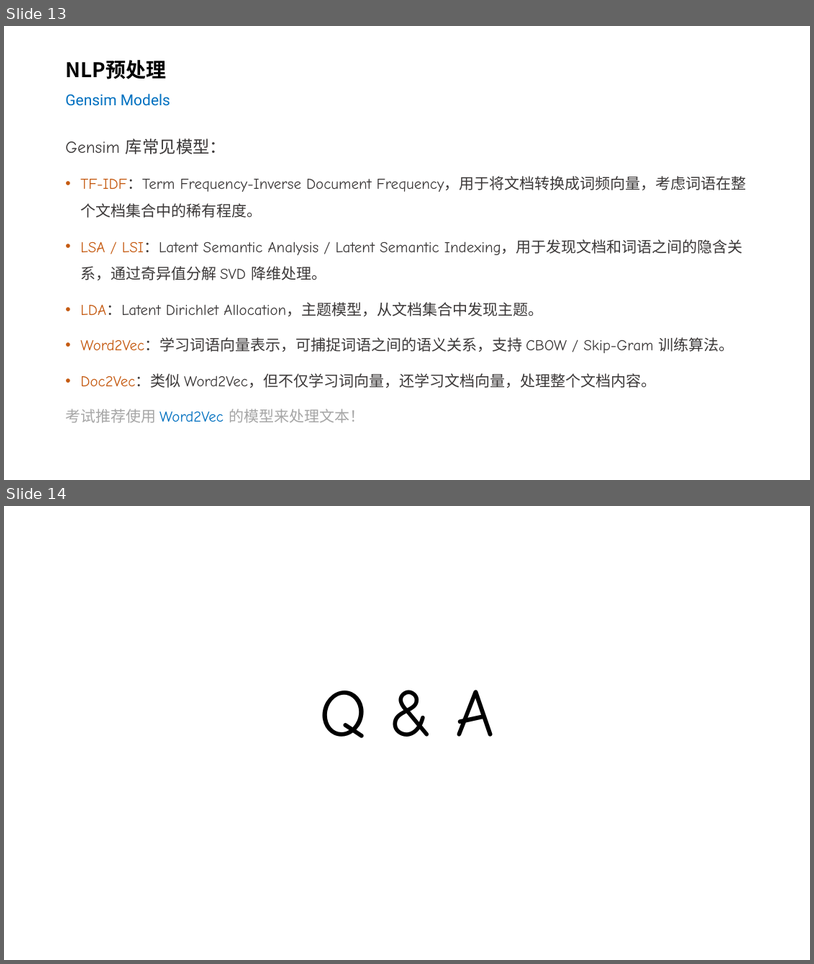
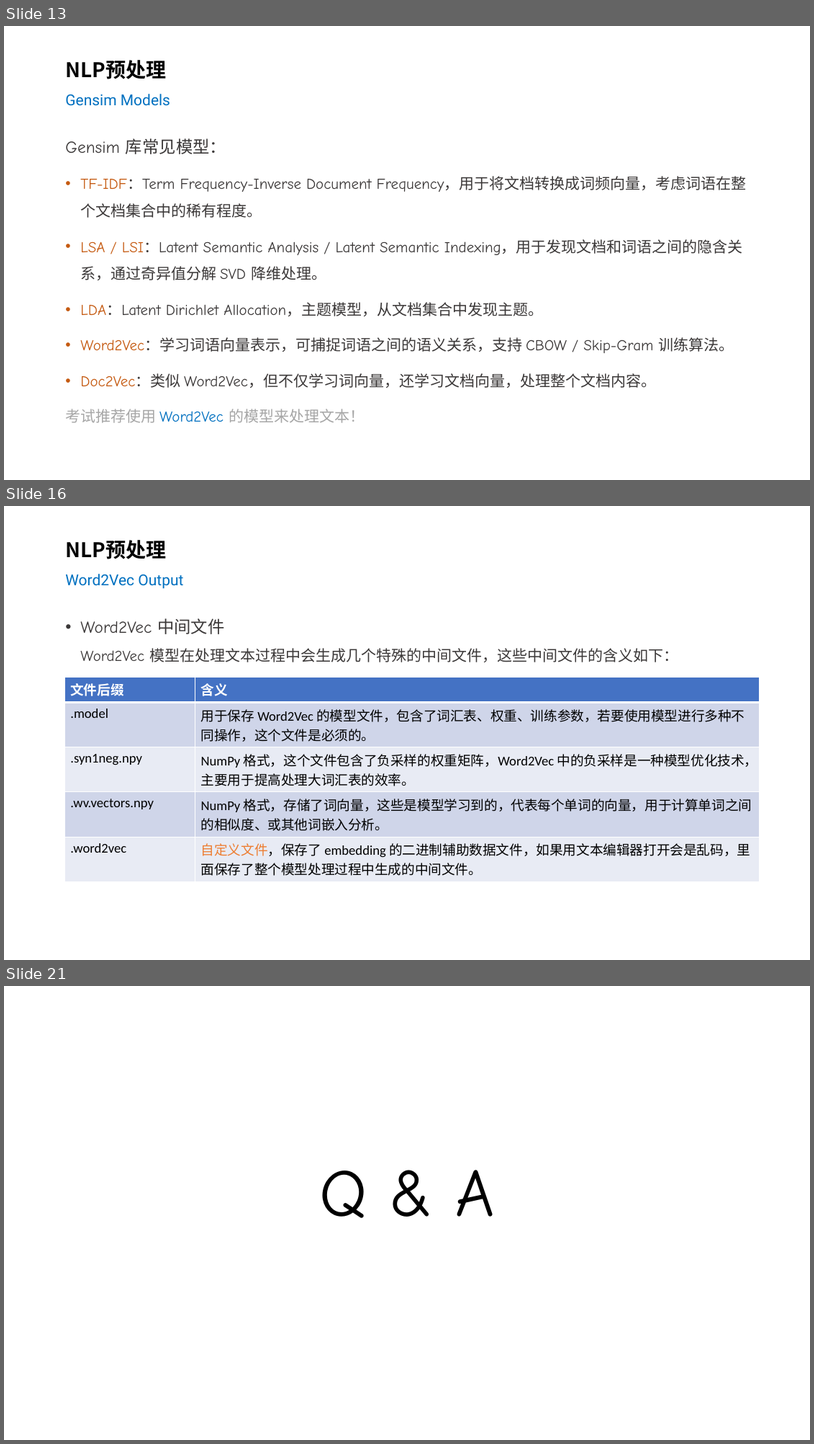
Before and after one commit to silentbalanceyh/cda-exam, a slide deck: ppt/04.二分类-文本输入.pptx. Shown one above the other, each under a label of ours: slides 13 and 14 before the commit, slides 13, 16 and 21 after it; the slides between them are not shown. The pictures are 814x964 and 814x1444 pixels, drawn with LibreOffice and Linux fonts; fonts in the diff are those of the drawing; background and template pictures are left out. Boxes give left, top, right and bottom in pixels: in the first picture for what was removed or moved away, otherwise in the second. Text is boxed around its words. In the diff, an @@ line names an element or a change of style, - is before the commit and + after.

Commit message:
文本输入

```diff
--- a/ppt/04.二分类-文本输入.pptx
+++ b/ppt/04.二分类-文本输入.pptx
@@ slide 16 added at (4,506,810,960), background #FFFFFF @@
@@ title added at (65,540,183,589), 18 pt, text #0070C0 @@
+NLP预处理
+Word2Vec Output
@@ text added at (80,618,679,662), 18 pt, text #3B3838 @@
+• Word2Vec 中间文件
+  Word2Vec 模型在处理文本过程中会生成几个特殊的中间文件，这些中间文件的含义如下：
@@ table added at (64,677,760,878), 5 rows, 2 columns @@
+文件后缀 | 含义
+.model | 用于保存 Word2Vec 的模型文件，包含了词汇表、权重、训练参数，若要使用模型进行多种不同操作，这个文件是必须的。
+.syn1neg.npy | NumPy 格式，这个文件包含了负采样的权重矩阵，Word2Vec 中的负采样是一种模型优化技术，主要用于提高处理大词汇表的效率。
+.wv.vectors.npy | NumPy 格式，存储了词向量，这些是模型学习到的，代表每个单词的向量，用于计算单词之间的相似度、或其他词嵌入分析。
+.word2vec | 自定义文件，保存了 embedding 的二进制辅助数据文件，如果用文本编辑器打开会是乱码，里面保存了整个模型处理过程中生成的中间文件。
@@ what was slide 14 is now slide 21 @@
```
Also in this commit, not shown: 6 other slides added.
